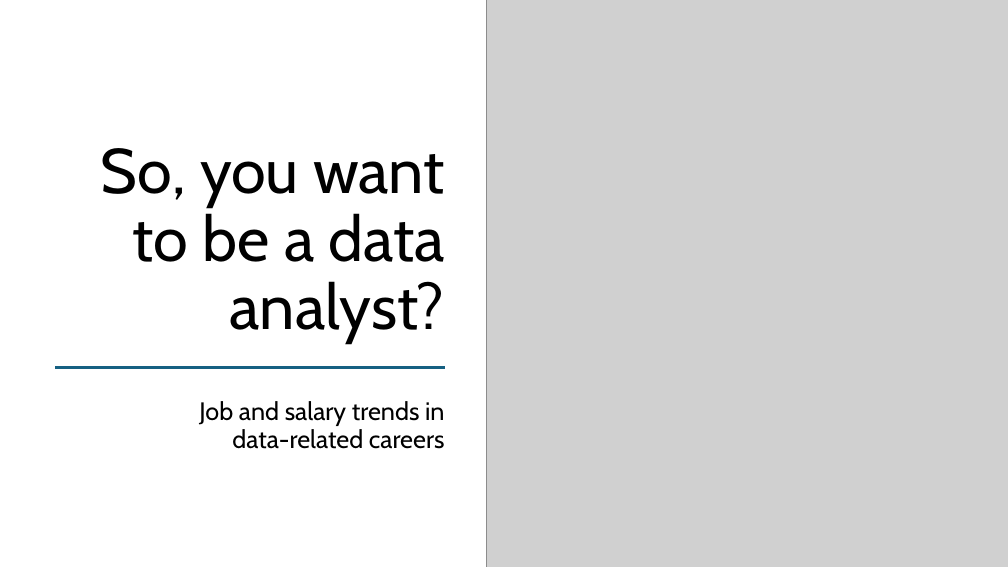
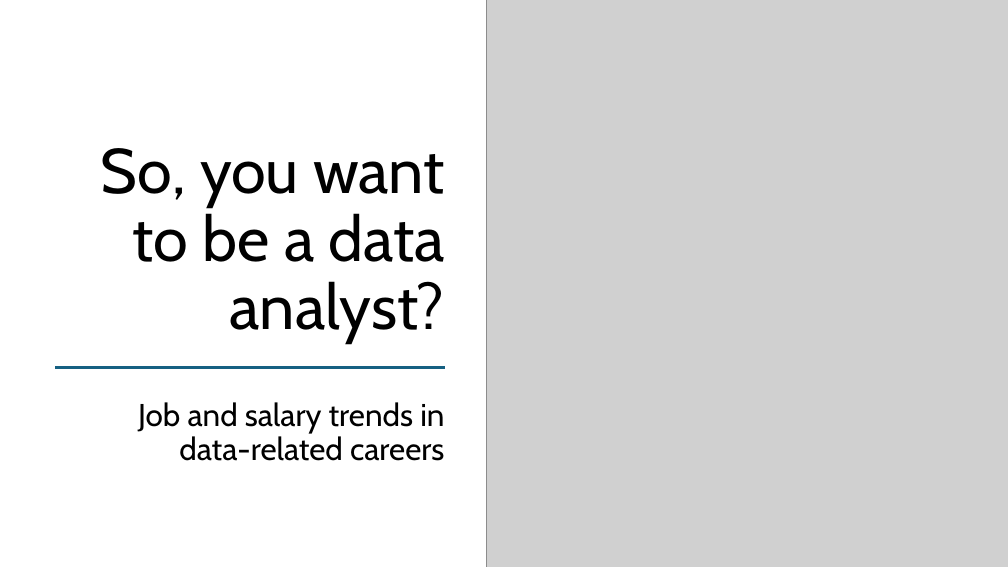
Before and after one commit to catisf/jobs-in-data, a slide deck: slide 1 of project3_group2.pptx. Drawn at 1008x567 pixels with LibreOffice and Linux fonts; fonts in the diff are those of the drawing; grey boxes stand for pictures. Boxes give left, top, right and bottom in pixels: in the first picture for what was removed or moved away, otherwise in the second. Text is boxed around its words. In the diff, an @@ line names an element or a change of style, - is before the commit and + after.

```diff
--- a/project3_group2.pptx
+++ b/project3_group2.pptx
@@ subtitle "Job and salary trends in ...": place and size @@
-subtitle "Job and salary trends in ..." at [199, 401, 445, 449]
+subtitle "Job and salary trends in ..." at [138, 402, 444, 461]
@@ subtitle "Job and salary trends in ..." at [138, 402, 444, 461]: size 24 to 30 pt @@
```
Also in this commit, not shown: 1 other slide changed, 5 other files.
